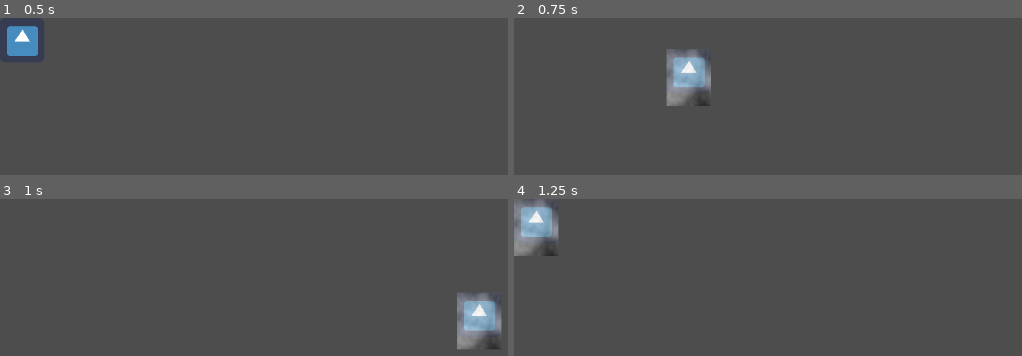
Above: before the commit, frames 1-4 (two rows, left to right).
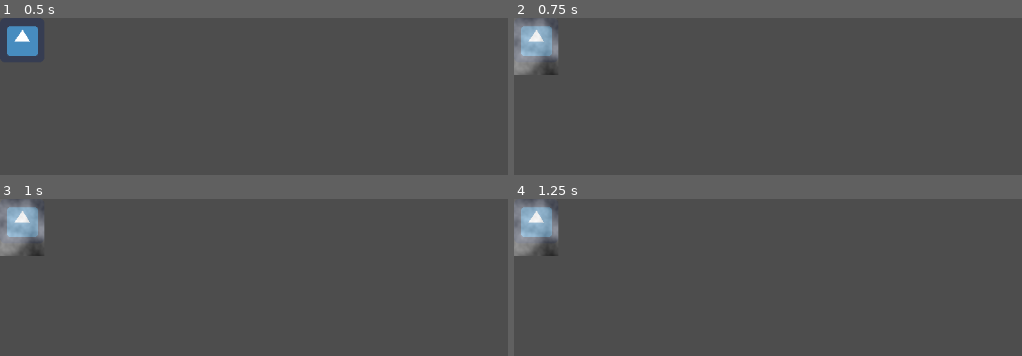
Above: after the commit, the same moments.

Repository: Koumarin/file-manager
Game: Godot game, scene res://scn/icon.tscn
Two runs of this game, one before a commit and one after it. Both use one fixed random seed, a clock stepped at 60 frames per second and the inputs below. This scene is started directly instead of the project's main scene. The engine's default icon, where the game draws it, is replaced by a stand-in: a white triangle on a blue panel in a dark square.
Inputs (mouse positions are in pixels of both pictures, inside the frame that each line leads up to):
- Up to frame 1 (0.5 s): no input
- Up to frame 2 (0.75 s): tap Enter at 0.5 s; drag from (534, 49) to (991, 143) at 0.52 s
- Up to frame 3 (1 s): no input
- Up to frame 4 (1.25 s): no input

Frame 1 is identical in both runs. In frame 2, 5.0% of the frame differs, in the area x 0-39%, y 0-57%; in frame 3, 5.1%, in the area x 0-99%, y 0-96%; in frame 4, nothing differs.

Commit message:
disable dragging while the origin position can't be found

Diff:
--- a/scn/icon.tscn
+++ b/scn/icon.tscn
@@ -30,11 +30,11 @@
 			emit_signal('opened', self)
 		elif not _selected and event.is_action_pressed('activate'):
 			_last_mouse_pos   = mouse_pos
-			_dragging         = true
+#			_dragging         = true
 			select()
 			emit_signal('selected', self)
 		elif event.is_action_released('activate'):
-			_dragging     = false
+#			_dragging     = false
 			position = _origin_pos
 	elif event is InputEventMouseMotion and _dragging:
 		position  += mouse_pos - _last_mouse_pos
